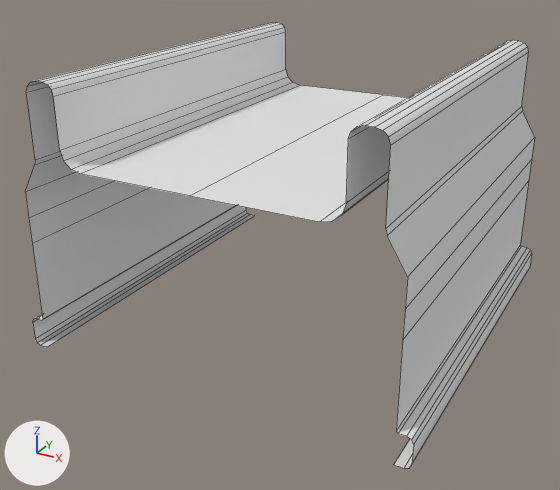
Two versions of the FBX model Assets/Sand Block Puzzle/Models/Bus_Pieces_v2/Bus_Mid/Bus_Mid.fbx, one commit apart.
Both versions are drawn from a 50 mm lens placed at (1.131, -2.243, 1.777), pointed at (-0.042, -0.109, 0.71). The lights are fixed; the arrows at lower left show +X, +Y and +Z. The first picture is the older version. Mesh edges are drawn as thin lines. Where no turn or scale is listed for an object, it has been applied to the vertices.

Objects in the first picture: 'Bus_Mid'.
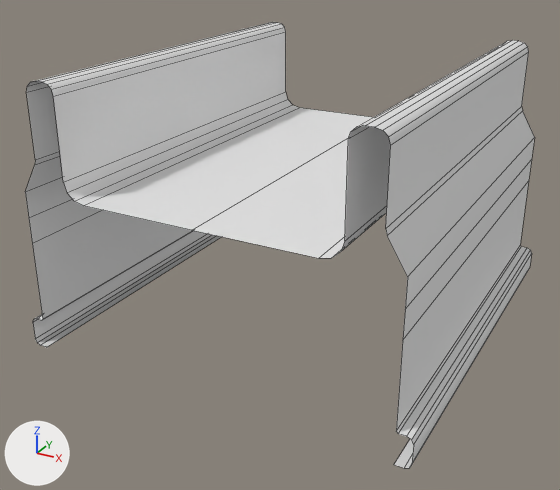
Changed parts and their boxes (x1, y1, x2, y2) in the pictures (560 x 490 px; the box of a moved part takes in the faces that stretch with it):
part 1 of me_cube_009, moved or reshaped
    before: (53, 32, 407, 222)
    after: (53, 32, 391, 258)

What the commit changed:
me_cube_009 has 106 vertices, 52 faces and spans x -0.656..0.656, y -0.675..0.675, z 0.439..1.327.
me_cube_009 is used by ob_bus_mid; location (0.0, 0.0, 0.0).
me_cube_009 part 1: all 18 vertices in x -0.445..0.445, y -0.675..0.675, z 1.076..1.137 are moved by (0.0, 0.0, -0.097).
